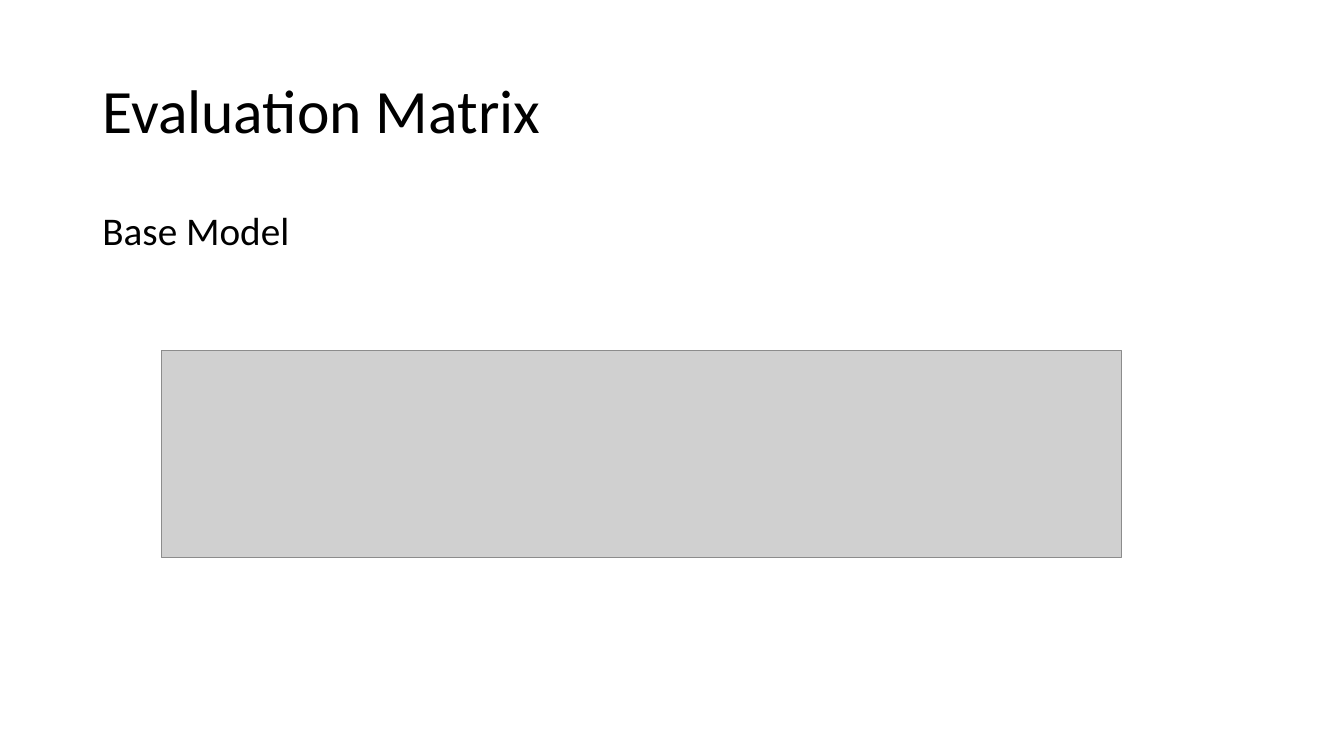
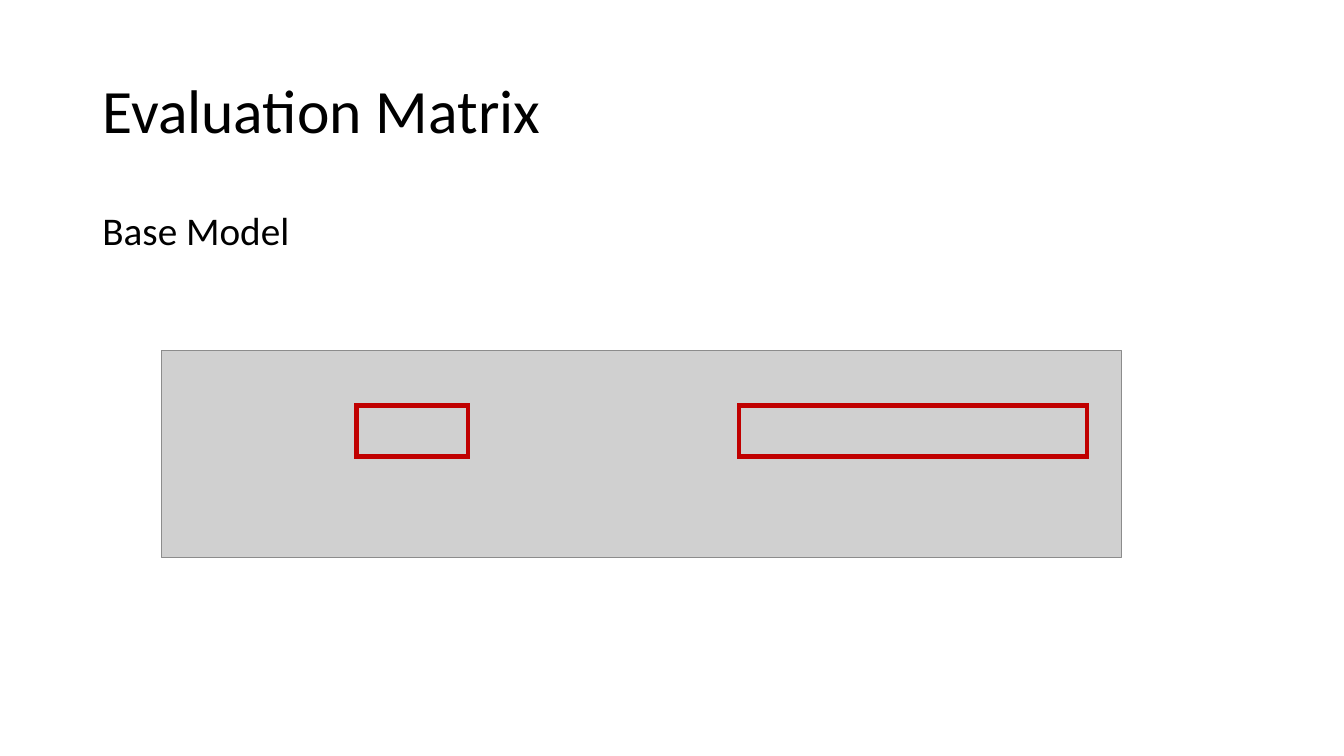
Before and after one commit to abdullahayas123/Tes-Model-Marketing-Scipy, a slide deck: slide 54 of Presentation-1.pptx (slide 53 before the commit). Drawn at 1344x756 pixels with LibreOffice and Linux fonts; fonts in the diff are those of the drawing; grey boxes stand for pictures. Boxes give left, top, right and bottom in pixels: in the first picture for what was removed or moved away, otherwise in the second. Text is boxed around its words. In the diff, an @@ line names an element or a change of style, - is before the commit and + after.

```diff
--- a/Presentation-1.pptx
+++ b/Presentation-1.pptx
@@ rectangle added at (357,405,469,457), outline #C00000 3 pt @@
@@ rectangle added at (739,405,1087,457), outline #C00000 3 pt @@
```
Also in this commit, not shown: 6 other slides changed, 2 slides added.
